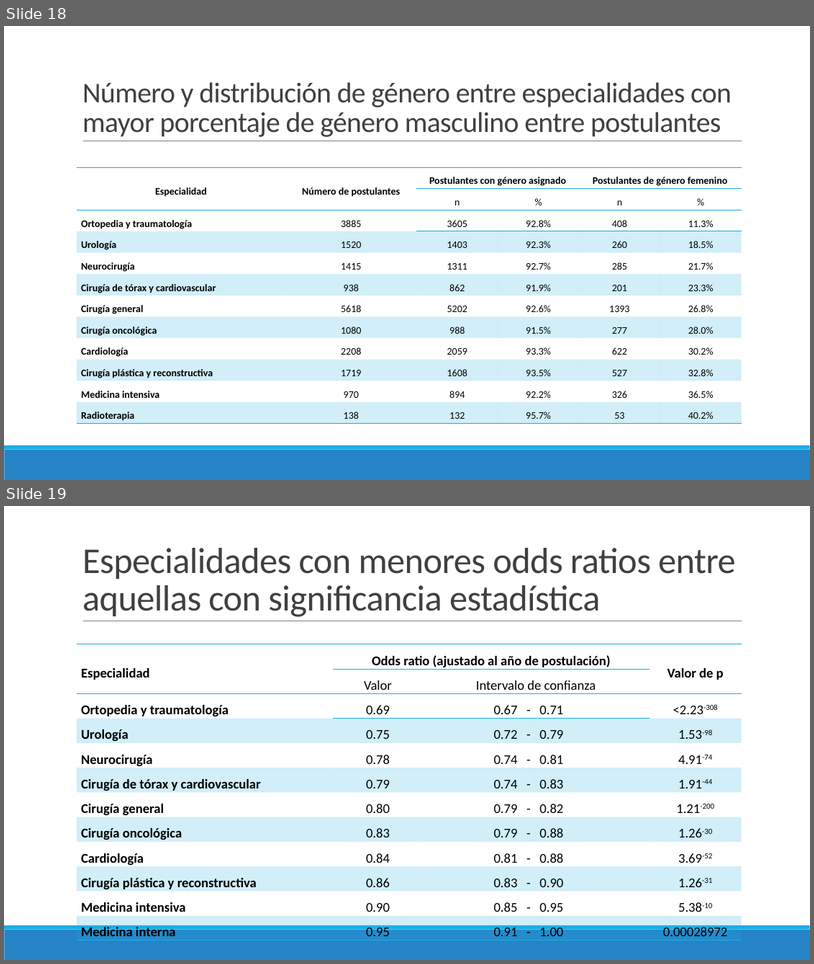
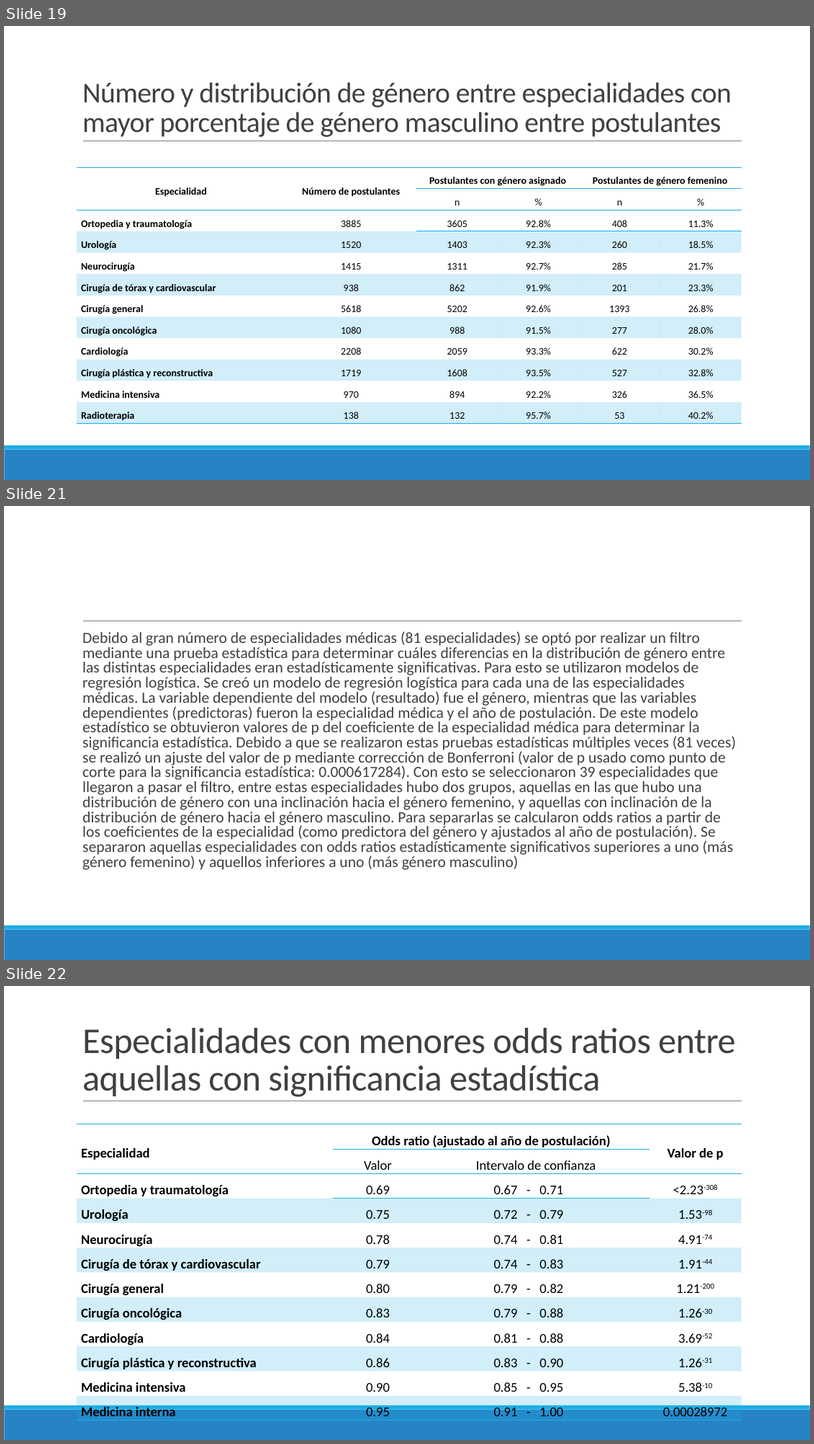
Before and after one commit to danimedi/tesis_genero_especialidades, a slide deck: doc/diapositivas_sustentacion_tesis.pptx. Shown one above the other, each under a label of ours: slides 18 and 19 before the commit, slides 19, 21 and 22 after it; the slides between them are not shown. The pictures are 814x964 and 814x1444 pixels, drawn with LibreOffice and Linux fonts; fonts in the diff are those of the drawing. Boxes give left, top, right and bottom in pixels: in the first picture for what was removed or moved away, otherwise in the second. Text is boxed around its words. In the diff, an @@ line names an element or a change of style, - is before the commit and + after.

```diff
--- a/doc/diapositivas_sustentacion_tesis.pptx
+++ b/doc/diapositivas_sustentacion_tesis.pptx
@@ slide 21 added at [4,506,810,960], background #FFFFFF; not listed: 3 template elements that a slide beside it also shows @@
@@ text added at [82,631,736,870], 18.5 pt, text #404040 @@
+  Debido al gran número de especialidades médicas (81 especialidades) se optó por realizar un filtro mediante una prueba estadística para determinar cuáles diferencias en la distribución de género entre las distintas especialidades eran estadísticamente significativas. Para esto se utilizaron modelos de regresión logística. Se creó un modelo de regresión logística para cada una de las especialidades médicas. La variable dependiente del modelo (resultado) fue el género, mientras que las variables dependientes (predictoras) fueron la especialidad médica y el año de postulación. De este modelo estadístico se obtuvieron valores de p del coeficiente de la especialidad médica para determinar la significancia estadística. Debido a que se realizaron estas pruebas estadísticas múltiples veces (81 veces) se realizó un ajuste del valor de p mediante corrección de Bonferroni (valor de p usado como punto de corte para la significancia estadística: 0.000617284). Con esto se seleccionaron 39 especialidades que llegaron a pasar el filtro, entre estas especialidades hubo dos grupos, aquellas en las que hubo una distribución de género con una inclinación hacia el género femenino, y aquellas con inclinación de la distribución de género hacia el género masculino. Para separarlas se calcularon odds ratios a partir de los coeficientes de la especialidad (como predictora del género y ajustados al año de postulación). Se separaron aquellas especialidades con odds ratios estadísticamente significativos superiores a uno (más género femenino) y aquellos inferiores a uno (más género masculino)
@@ what was slide 18 is now slide 19 @@
@@ what was slide 19 is now slide 22 @@
```
Also in this commit, not shown: 17 other slides added.
